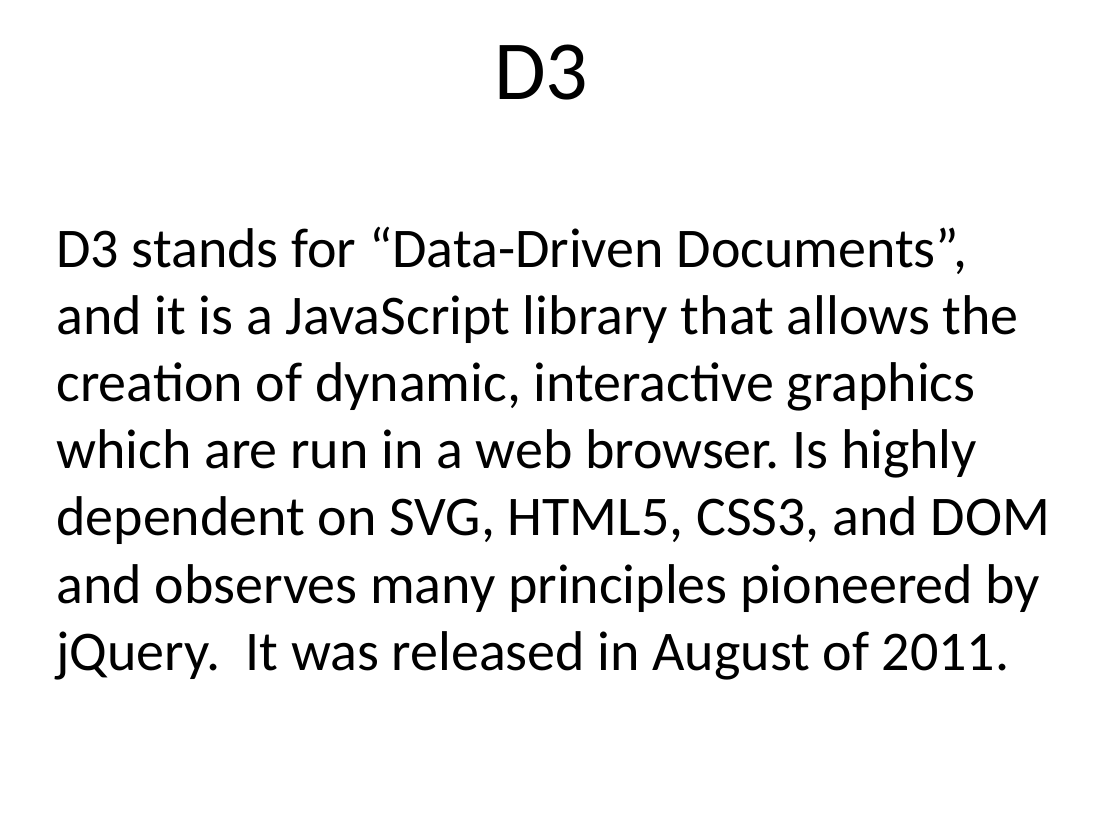
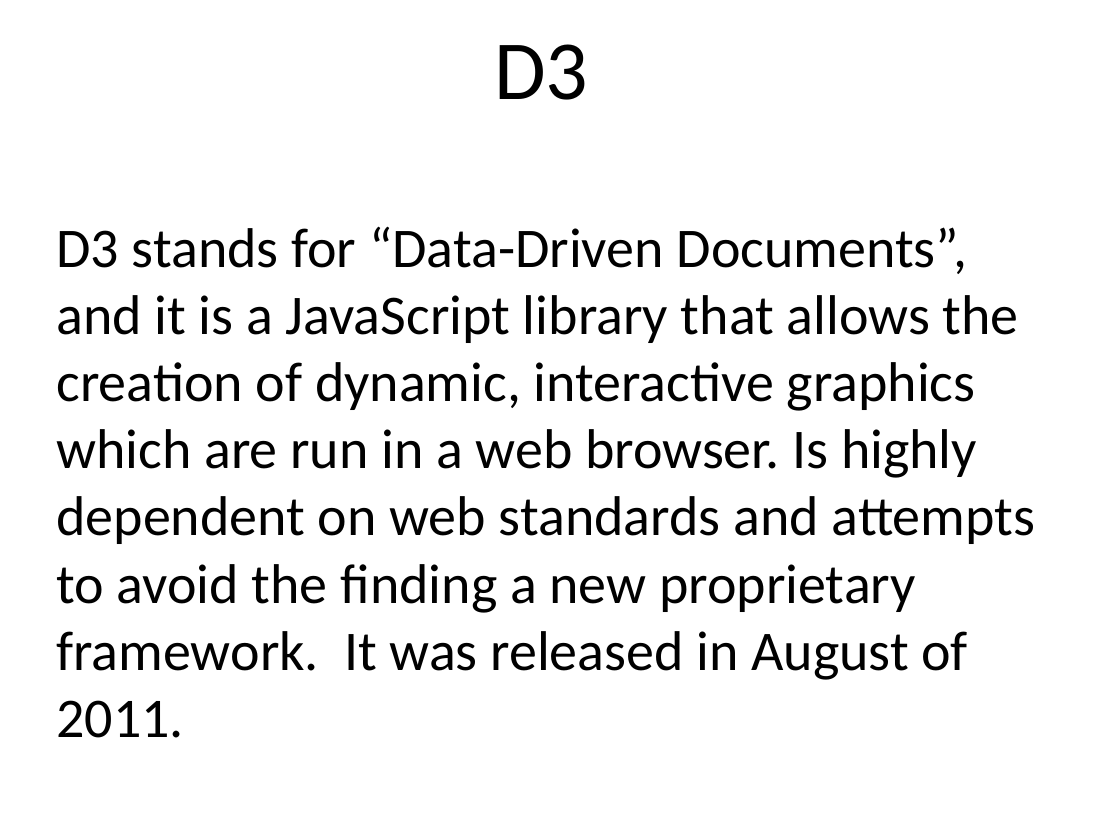
Before and after one commit to benralexander/lv, a slide deck: slide 12 of myD3_latest_c.ppt. Drawn at 1120x840 pixels with LibreOffice and Linux fonts; fonts in the diff are those of the drawing. Boxes give left, top, right and bottom in pixels: in the first picture for what was removed or moved away, otherwise in the second. Text is boxed around its words. In the diff, an @@ line names an element or a change of style, - is before the commit and + after.

```diff
--- a/myD3_latest_c.ppt
+++ b/myD3_latest_c.ppt
@@ text at [56, 226, 1036, 738]: text changed @@
-D3 stands for “Data-Driven Documents”, and it is a JavaScript library that allows the creation of dynamic, interactive graphics which are run in a web browser. Is highly dependent on SVG, HTML5, CSS3, and DOM and observes many principles pioneered by jQuery. It was released in August of 2011.
+D3 stands for “Data-Driven Documents”, and it is a JavaScript library that allows the creation of dynamic, interactive graphics which are run in a web browser. Is highly dependent on web standards and attempts to avoid the finding a new proprietary framework. It was released in August of 2011.
```
Also in this commit, not shown: 4 other slides changed, 5 other files.
